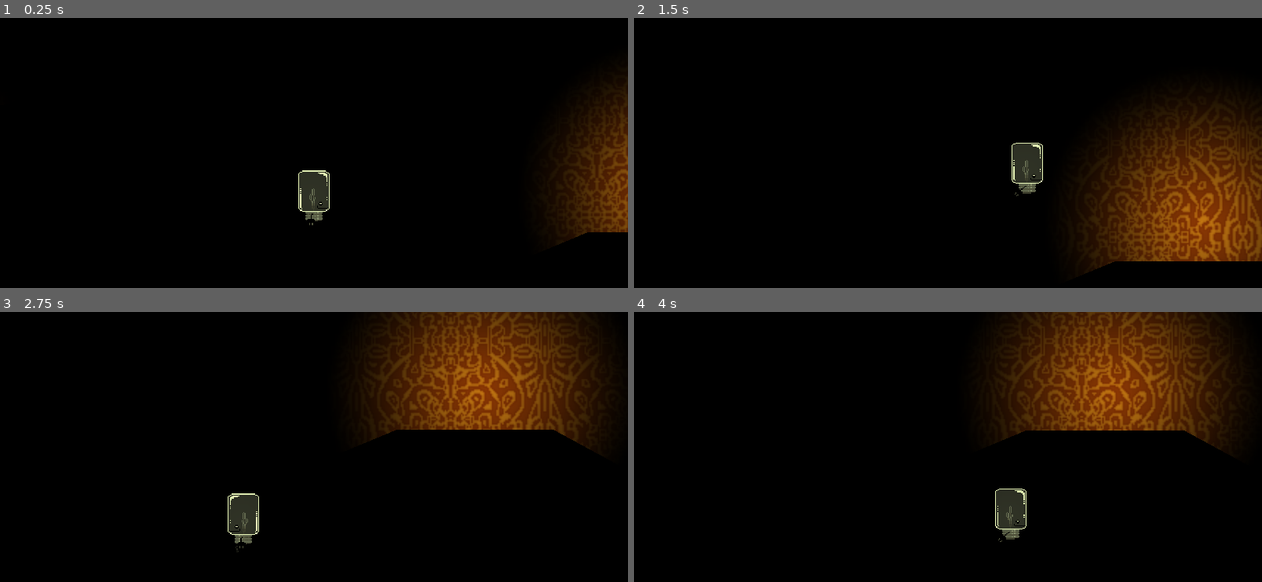
Above: before the commit, frames 1-4 (two rows, left to right).
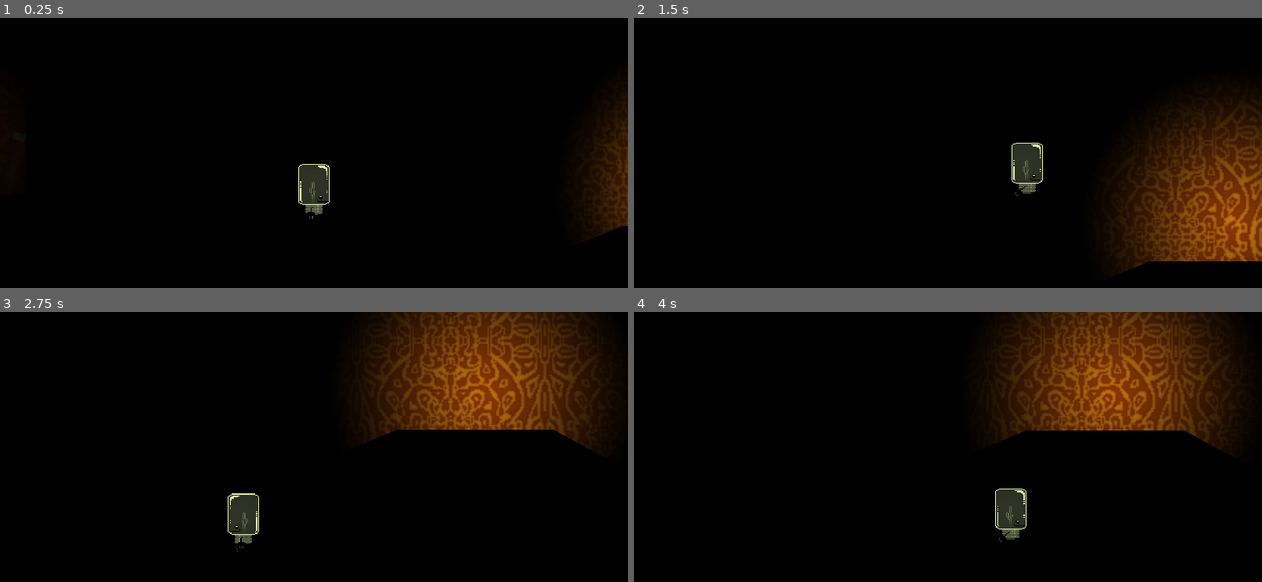
Above: after the commit, the same moments.

Repository: Naggerknife/Lightbulb
Game: Godot game, scene res://Busmis lvl 1.tscn
Same seed, same stepped clock (60 frames per second), same inputs: the game is played once before the commit and once after it. This scene is started directly instead of the project's main scene.
Inputs:
- Up to frame 1 (0.25 s): no input
- Up to frame 2 (1.5 s): tap Enter at 0.5 s; hold D (moveRight) from 0.53 s (still down); tap Space (jump) at 0.77 s
- Up to frame 3 (2.75 s): tap Space (jump) at 1.52 s; release D (moveRight) at 2.03 s; hold A (moveLeft) from 2.03 s (still down)
- Up to frame 4 (4 s): release A (moveLeft) at 2.78 s; hold D (moveRight) from 2.78 s (still down); tap Space (jump) at 3.02, 3.77 s

The runs differ from the first frame. In frame 1, 4.8% of the frame differs, in the area x 47-100%, y 28-85%; in frame 2, 8.8%, in the area x 69-100%, y 35-95%; in frame 3, less than 0.1%; in frame 4, less than 0.1%.

Commit message:
Update Busmis lvl 1.tscn

Diff:
--- a/Busmis lvl 1.tscn
+++ b/Busmis lvl 1.tscn
@@ -67,11 +67,9 @@
 [node name="Sprite" type="Sprite" parent="ParallaxBackground/ParallaxLayer"]
 texture = ExtResource( 1 )
 centered = false
-__meta__ = {
-"_edit_lock_": true
-}
 
 [node name="CanvasModulate" type="CanvasModulate" parent="ParallaxBackground/ParallaxLayer/Sprite"]
+z_index = 1
 color = Color( 0, 0, 0, 1 )
 
 [node name="Tilemaps" type="Node2D" parent="."]
@@ -89,27 +87,19 @@
 }
 
 [node name="Player" parent="." instance=ExtResource( 9 )]
-position = Vector2( 1128.97, 953.56 )
-collision_mask = 524291
-
-[node name="Light2D" parent="Player" index="1"]
-position = Vector2( 0.730957, 2.30267 )
-texture_scale = 7.0
-roundTimer = 20
+position = Vector2( 1093.8, 960.238 )
 
 [node name="Ship" parent="." instance=ExtResource( 11 )]
-position = Vector2( 863.5, 866.678 )
-
-[node name="LevelEnd" parent="." instance=ExtResource( 12 )]
-position = Vector2( 2040.94, 1248 )
+position = Vector2( 868.669, 835.662 )
 
 [node name="Lamp" parent="." instance=ExtResource( 10 )]
-position = Vector2( 535.278, 967.175 )
+position = Vector2( 535.278, 969.76 )
 
-[node name="EndPoint" parent="." instance=ExtResource( 13 )]
-position = Vector2( 1498.58, 954.289 )
+[node name="Book1" parent="." instance=ExtResource( 14 )]
+position = Vector2( 787.865, 928.883 )
+rotation = 1.80003
 
-[node name="Book 1" parent="." instance=ExtResource( 15 )]
+[node name="Book2" parent="." instance=ExtResource( 15 )]
 position = Vector2( 716.922, 1079.66 )
 rotation = 0.74611
 
@@ -117,12 +107,14 @@
 position = Vector2( 641.479, 1049.34 )
 rotation = 0.0448885
 
+[node name="LevelEnd" parent="." instance=ExtResource( 12 )]
+position = Vector2( 2040.94, 1248 )
+
+[node name="EndPoint" parent="." instance=ExtResource( 13 )]
+position = Vector2( 1498.58, 954.289 )
+
 [node name="AudioStreamPlayer" type="AudioStreamPlayer" parent="."]
 stream = ExtResource( 2 )
 autoplay = true
 
-[node name="Book1" parent="." instance=ExtResource( 14 )]
-position = Vector2( 787.865, 928.883 )
-rotation = 1.80003
-
 [editable path="Player"]
